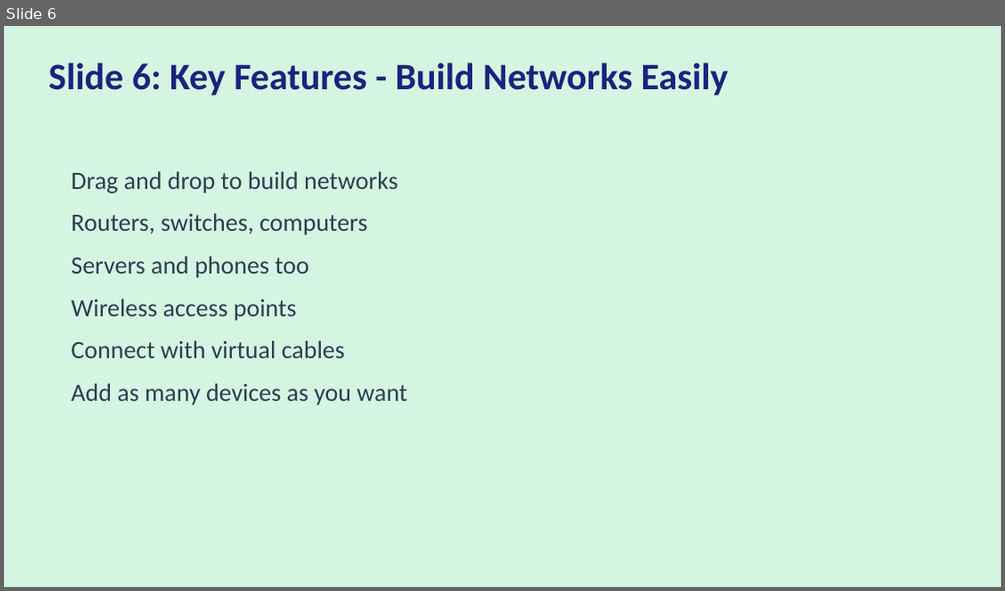
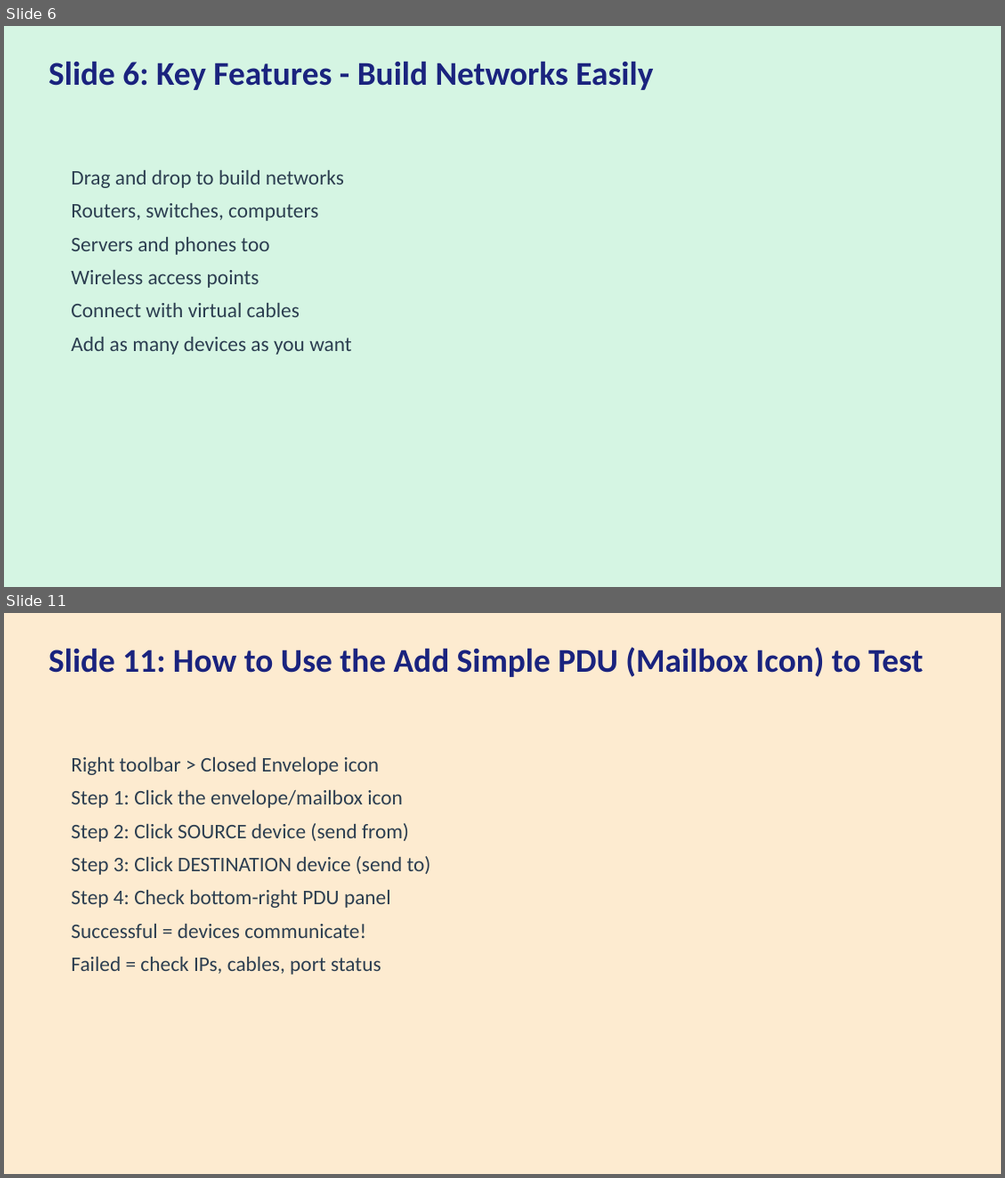
Before and after one commit to lavagunzspray520/Cisco-Packet-Tracer-Project-VIdeo2, a slide deck: webinar/Cisco_Packet_Tracer_Presentation.pptx. Shown one above the other, each under a label of ours: slide 6 before the commit, slides 6 and 11 after it; the slides between them are not shown. The pictures are 1005x591 and 1005x1178 pixels, drawn with LibreOffice and Linux fonts; fonts in the diff are those of the drawing. Boxes give left, top, right and bottom in pixels: in the first picture for what was removed or moved away, otherwise in the second. Text is boxed around its words. In the diff, an @@ line names an element or a change of style, - is before the commit and + after.

Commit message:
feat: expand to 60 slides with detailed IP placement and Add Simple PDU testing
Key changes:
- Expanded from 40 to 60 slides
- All IP configuration uses GUI only (Desktop/Config tabs)
- NO terminal, NO CLI, NO Command Prompt for any operation
- All connectivity testing uses Add Simple PDU (mailbox/envelope icon)
- 6 Philippine scenarios with full step-by-step IP placement:
  1. Manila School Lab (4 PCs + Router + Switch)
  2. Barangay Health Center (3 PCs + Printer)
  3. Sari-Sari Store POS (Wired + Wireless)
  4. Cebu University (TWO networks + inter-network routing)
  5. Davao Government Office (Public + Private zones)
  6. Pisonet Internet Cafe (6 PCs + Server)
- Each scenario includes: overview, IP plan table, device placement,
  router/PC/server configuration steps, PDU testing, troubleshooting
- Common mistakes section with troubleshooting checklist

```diff
--- a/webinar/Cisco_Packet_Tracer_Presentation.pptx
+++ b/webinar/Cisco_Packet_Tracer_Presentation.pptx
@@ slide 11 added at (4, 613, 1001, 1174), background #FDEBD0 @@
@@ text added at (48, 647, 922, 677), 32 pt, text #1A237E, bold @@
+Slide 11: How to Use the Add Simple PDU (Mailbox Icon) to Test
@@ text added at (71, 756, 431, 974), 20 pt, text #2C3E50 @@
+Right toolbar > Closed Envelope icon
+Step 1: Click the envelope/mailbox icon
+Step 2: Click SOURCE device (send from)
+Step 3: Click DESTINATION device (send to)
+Step 4: Check bottom-right PDU panel
+Successful = devices communicate!
+Failed = check IPs, cables, port status
@@ slide 6 changed as well @@
@@ text "Slide 6: Key Features - ..." at (48, 61, 653, 90): size 36 to 32 pt @@
@@ text "Drag and drop to build ..." at (71, 170, 351, 354): size 24 to 20 pt; less space between paragraphs @@
```
Also in this commit, not shown: 9 other slides changed, 49 other slides added, 30 slides removed, 2 other files.
